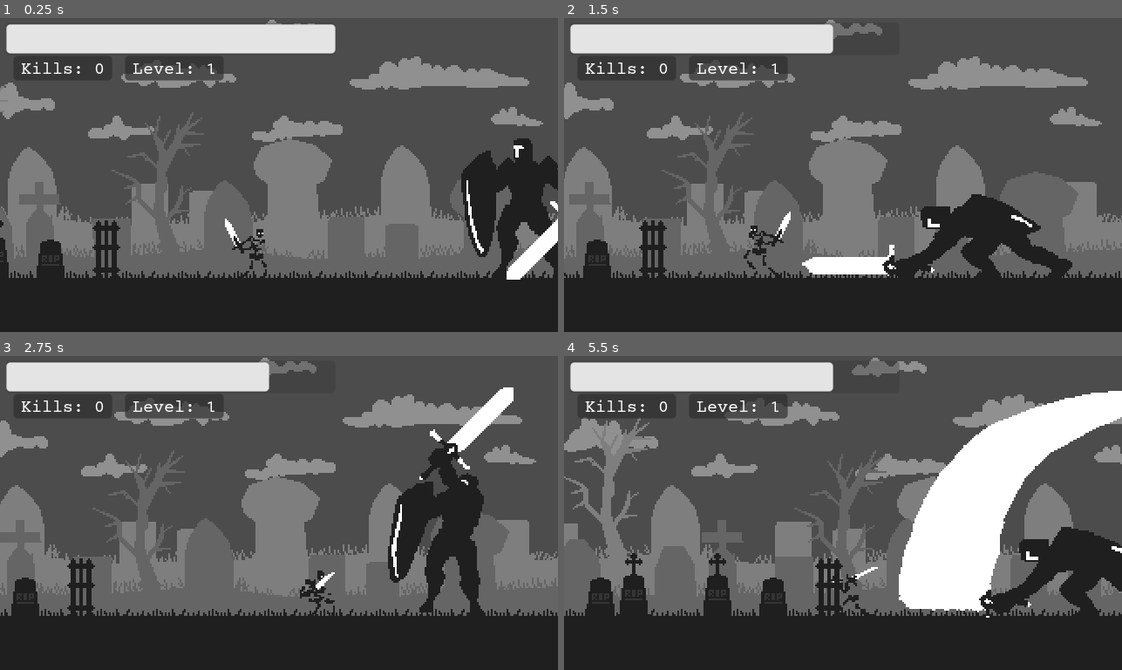
Above: before the commit, frames 1-4 (two rows, left to right).
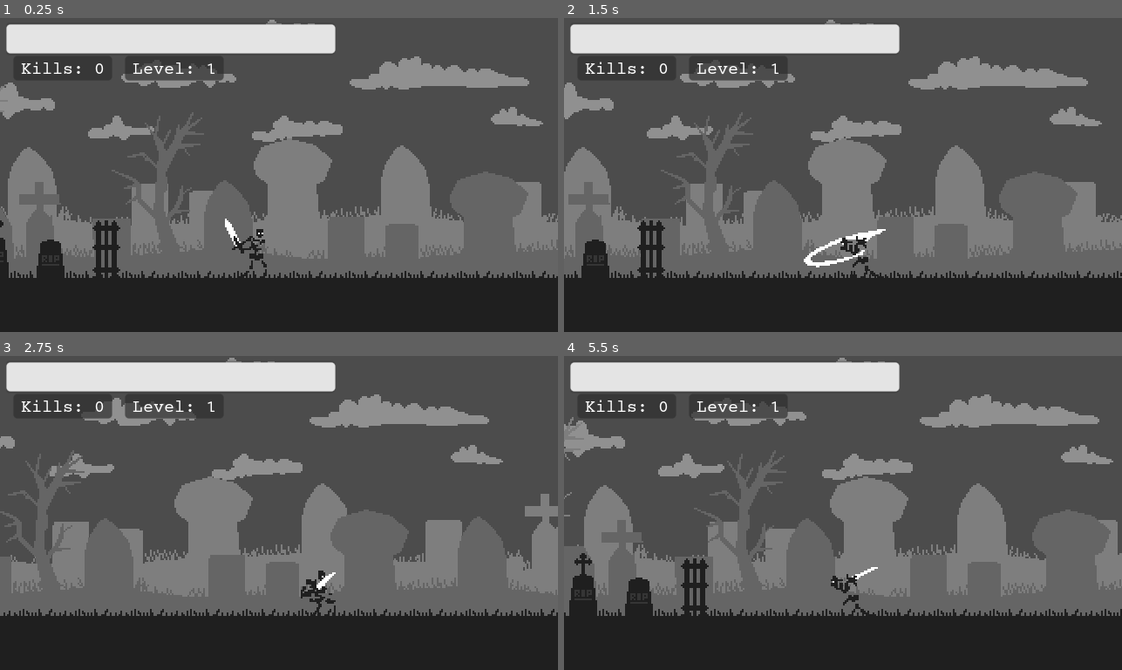
Above: after the commit, the same moments.

Repository: dw3nt/hb-grave-in-godot
Game: Godot game, scene res://Graveyard.tscn
The game is run twice, just before and just after one commit, with the same random seed, the same clock (stepped at 60 frames per second) and the same inputs.
Inputs:
- Up to frame 1 (0.25 s): no input
- Up to frame 2 (1.5 s): hold D (move_right) 0.53-1.28 s; tap K (attack) at 0.6, 1.35 s; hold A (move_left) from 1.28 s (still down)
- Up to frame 3 (2.75 s): release A (move_left) at 2.03 s; hold D (move_right) from 2.03 s (still down); tap Space (roll) at 2.1 s; tap K (attack) at 2.3 s
- Up to frame 4 (5.5 s): tap K (attack) at 2.85, 3.6, 4.55, 5.1 s; release D (move_right) at 3.53 s; hold A (move_left) from 3.53 s (still down); tap Space (roll) at 4.35 s

The runs differ from the first frame. In frame 1, 4.9% of the frame differs, in the area x 82-100%, y 38-84%; in frame 2, 9.0%; in frame 3, 31%; in frame 4, 38%, in the area x 0-100%, y 0-84%.

Commit message:
fully implemented boss

Diff:
--- a/Boss.gd
+++ b/Boss.gd
@@ -1,7 +1,8 @@
 extends KinematicBody2D
 
-signal knight_hp_changed
+signal boss_hp_changed
 signal enemy_death
+signal boss_death
 
 enum State { IDLE, CHASE, ATTACK, KNOCKBACK, DEATH }
 
@@ -12,6 +13,7 @@
 var isDodgeable = false
 var isFlipped = false
 var inAttackRange = false
+var canAttack = true
 var inBackupRange = false
 var maxHp = 100
 var hp = maxHp
@@ -45,6 +47,7 @@
 		for i in range(hitEffectAmount):
 			var inst = hitEffectScene.instance()
 			inst.global_position = global_position
+			inst.global_position.y += 20
 			inst.set_rotation_degrees(i * spacing + rand_range(-30, 30))
 			hitEffectsParnet.add_child(inst)
 		shouldSpawnHit = false
@@ -64,14 +67,16 @@
 			reset_hitboxes()
 			process_idle()
 		State.CHASE:
-			reset_hitboxes()
-			set_face_direction(skeleton)
-			process_chase(skeleton)
+			if $Anim.current_animation != "attack":
+				reset_hitboxes()
+				if !inBackupRange:
+					set_face_direction(skeleton)
+				process_chase(skeleton)
 		State.ATTACK:
-			process_attack()
-		State.KNOCKBACK:
-			reset_hitboxes()
-			process_knockback()
+			if canAttack:
+				process_attack()
+			else:
+				state = State.CHASE
 
 	move_and_slide(motion)
 
@@ -85,11 +90,17 @@
 
 func process_chase(chase):
 	if !isFlipped:
-		motion.x = min(motion.x + ACCELERATION, MAX_MOVE_SPEED)
+		if inBackupRange:
+			motion.x = max(motion.x - ACCELERATION, -MAX_MOVE_SPEED)
+		else:
+			motion.x = min(motion.x + ACCELERATION, MAX_MOVE_SPEED)
 	else:
-		motion.x = max(motion.x - ACCELERATION, -MAX_MOVE_SPEED)
-
-	if $Anim.current_animation != "walk":
+		if inBackupRange:
+			motion.x = min(motion.x + ACCELERATION, MAX_MOVE_SPEED)
+		else:
+			motion.x = max(motion.x - ACCELERATION, -MAX_MOVE_SPEED)
+
+	if $Anim.current_animation != "walk" && $Anim.current_animation != "attack":
 		$Anim.play("walk")
 
 
@@ -100,23 +111,26 @@
 	motion.x = lerp(motion.x, 0, 0.25)
 
 
+func trigger_attack_screenshake():
+	skeleton.setup_camera_shake(10, 0.15)
+
+
 func process_hit(attacker, damage, knockback):
-	state = State.KNOCKBACK
-	if attacker.position.x > self.position.x:
-		knockbackSpeed = -knockback
-	else:
-		knockbackSpeed = knockback
-	set_face_direction(attacker)
+	if state != State.ATTACK:
+		set_face_direction(attacker)
 
 	shouldSpawnHit = true
 	skeleton.setup_camera_shake(2, 0.25)
 
 	hp -= damage
 	if hp <= 0:
+		state = State.DEATH
+		$BackupDetect.monitoring = false
+		$AttackDetect.monitoring = false
 		shouldDie = true
 	else:
 		$EnemyHP.update_hp(hp)
-		emit_signal("knight_hp_changed", hp)
+		emit_signal("boss_hp_changed", hp)
 
 
 func process_death():
@@ -124,10 +138,6 @@
 	motion = Vector2(0, 0)
 	$Anim.play("death")
 	$EnemyHP.visible = false
-
-
-func process_knockback():
-	motion.x = lerp(motion.x, 0, 0.025)
 
 
 func spawn_experience():
@@ -163,6 +173,16 @@
 func _on_AttackDetect_body_exited(body):
 	if body.get_name() == "Skeleton":
 		inAttackRange = false
+
+
+func _on_BackupDetect_body_entered(body):
+	if body.get_name() == "Skeleton":
+		inBackupRange = true
+
+
+func _on_BackupDetect_body_exited(body):
+	if body.get_name() == "Skeleton":
+		inBackupRange = false
 
 
 func _on_Player_Death():
@@ -185,6 +205,9 @@
 					state = State.CHASE
 			else:
 				skeleton = null
+
+			canAttack = false;
+			$AttackTimer.start();
 		"knockback":
 			if shouldDie:
 				state = State.DEATH
@@ -198,7 +221,16 @@
 			spawn_experience()
 		"death-fade":
 			emit_signal("enemy_death")
+			emit_signal("boss_death")
 			queue_free()
 
 	if shouldIdle:
 		state = State.IDLE
+
+
+func _on_AttackTimer_timeout():
+	canAttack = true;
+	if inAttackRange:
+		state = State.ATTACK
+	else:
+		state = State.CHASE
--- a/Boss.tscn
+++ b/Boss.tscn
@@ -71,6 +71,20 @@
 "update": 1,
 "values": [ true, false, true ]
 }
+tracks/5/type = "method"
+tracks/5/path = NodePath(".")
+tracks/5/interp = 1
+tracks/5/loop_wrap = true
+tracks/5/imported = false
+tracks/5/enabled = true
+tracks/5/keys = {
+"times": PoolRealArray( 0.7 ),
+"transitions": PoolRealArray( 1 ),
+"values": [ {
+"args": [  ],
+"method": "trigger_attack_screenshake"
+} ]
+}
 
 [sub_resource type="Animation" id=2]
 resource_name = "death"
@@ -316,14 +330,14 @@
 "values": [ 0, 1, 2, 3, 4, 5 ]
 }
 
+[sub_resource type="RectangleShape2D" id=6]
+extents = Vector2( 24.145, 16 )
+
 [sub_resource type="RectangleShape2D" id=7]
-extents = Vector2( 24.145, 16 )
-
-[sub_resource type="RectangleShape2D" id=9]
-extents = Vector2( 39.9804, 10 )
+extents = Vector2( 42.2975, 10 )
 
 [sub_resource type="RectangleShape2D" id=8]
-extents = Vector2( 29.1755, 10 )
+extents = Vector2( 25.207, 10 )
 
 [node name="Boss" type="KinematicBody2D"]
 collision_layer = 2
@@ -339,25 +353,25 @@
 anims/death = SubResource( 2 )
 anims/death-fade = SubResource( 3 )
 anims/idle = SubResource( 4 )
-anims/walk = SubResource( 6 )
+anims/walk = SubResource( 5 )
 
 [node name="Hurtbox" type="CollisionShape2D" parent="."]
+visible = false
 position = Vector2( 0, 24 )
-shape = SubResource( 7 )
-disabled = true
+shape = SubResource( 6 )
 
 [node name="BackupDetect" type="Area2D" parent="."]
 visible = false
 
 [node name="CollisionShape2D" type="CollisionShape2D" parent="BackupDetect"]
 position = Vector2( 42, 23 )
-shape = SubResource( 9 )
+shape = SubResource( 7 )
 
 [node name="AttackDetect" type="Area2D" parent="."]
 visible = false
 
 [node name="CollisionShape2D" type="CollisionShape2D" parent="AttackDetect"]
-position = Vector2( 117, 23 )
+position = Vector2( 114, 23 )
 shape = SubResource( 8 )
 
 [node name="Hitbox" parent="." instance=ExtResource( 6 )]
@@ -371,14 +385,18 @@
 position = Vector2( -0.207458, 2.99282 )
 rotation = 0.0428251
 polygon = PoolVector2Array( 0.701752, -0.285088, 6.08777, -4.97277, 4.44872, -36.0853, -16.8871, -84.2209, -42.2762, -1 …(188 unchanged characters)…
-disabled = true
 
 [node name="EnemyHP" parent="." instance=ExtResource( 7 )]
-position = Vector2( 0, -18 )
+position = Vector2( 0, -54 )
 hpHeight = 6
-hpWidth = 30
+hpWidth = 40
+
+[node name="AttackTimer" type="Timer" parent="."]
 
 [connection signal="animation_finished" from="Anim" to="." method="_on_Anim_animation_finished"]
 [connection signal="animation_started" from="Anim" to="." method="_on_Anim_animation_started"]
+[connection signal="body_entered" from="BackupDetect" to="." method="_on_BackupDetect_body_entered"]
+[connection signal="body_exited" from="BackupDetect" to="." method="_on_BackupDetect_body_exited"]
 [connection signal="body_entered" from="AttackDetect" to="." method="_on_AttackDetect_body_entered"]
 [connection signal="body_exited" from="AttackDetect" to="." method="_on_AttackDetect_body_exited"]
+[connection signal="timeout" from="AttackTimer" to="." method="_on_AttackTimer_timeout"]
--- a/EnemyHP.tscn
+++ b/EnemyHP.tscn
@@ -44,6 +44,5 @@
 
 [node name="Timer" type="Timer" parent="."]
 wait_time = 4.0
-autostart = true
 
 [connection signal="timeout" from="Timer" to="." method="_on_Timer_timeout"]
--- a/Graveyard.gd
+++ b/Graveyard.gd
@@ -9,8 +9,10 @@
 
 var screenShake = 0
 var deathCam
+var isBoss = false
 
 onready var enemies = [ load("res://Knight.tscn"), load("res://Crow.tscn"), load("res://Crow.tscn") ]
+onready var enemiesWithBoss = [ load("res://Knight.tscn"), load("res://Crow.tscn"), load("res://Boss.tscn"), load("res://Boss.tscn") ]
 onready var wallLeftX = $Environment/WallLeft.global_position.x + 20
 onready var wallRightX = $Environment/WallRight.global_position.x - 20
 
@@ -22,13 +24,23 @@
 	var enemyCount = $Enemies.get_child_count()
 
 	if find_node("Skeleton"):
-		pass
 		if (enemyCount < ($Skeleton.kills / 4) && enemyCount <= MAX_ENEMY_COUNT) || enemyCount == 0:
-			var enemy = enemies[randi() % enemies.size()].instance()
+			var enemy = null
+			if $Skeleton.kills > 5 && !isBoss:
+				enemy = enemiesWithBoss[randi() % enemies.size()].instance()
+			else:
+				enemy = enemies[randi() % enemies.size()].instance()
+
+			enemy = enemiesWithBoss[randi() % enemies.size()].instance()
 			enemy.connect("enemy_death", $Skeleton, "_on_Enemy_Death")
 			$Skeleton.connect("player_death", enemy, "_on_Player_Death")
 
 			enemy.global_position.y = $Skeleton.global_position.y
+			if enemy.name == "Boss":
+				enemy.global_position.y -= 16
+				isBoss = true
+				enemy.connect("boss_death", self, "_on_Boss_Death")
+
 			enemy.global_position.x = enemy_x_pos()
 			$Enemies.add_child(enemy)
 	else:
@@ -92,3 +104,7 @@
 	deathCam.current = true
 	screenShake = 17
 	$Skeleton.queue_free()
+
+
+func _on_Boss_Death():
+	isBoss = false
--- a/Graveyard.tscn
+++ b/Graveyard.tscn
@@ -7,9 +7,8 @@
 [ext_resource path="res://assets/sprites/environment/s_grass.png" type="Texture" id=5]
 [ext_resource path="res://assets/sprites/environment/s_wall.png" type="Texture" id=6]
 [ext_resource path="res://Tombstone.tscn" type="PackedScene" id=7]
-[ext_resource path="res://Boss.tscn" type="PackedScene" id=8]
-[ext_resource path="res://Skeleton.tscn" type="PackedScene" id=9]
-[ext_resource path="res://UI.tscn" type="PackedScene" id=10]
+[ext_resource path="res://Skeleton.tscn" type="PackedScene" id=8]
+[ext_resource path="res://UI.tscn" type="PackedScene" id=9]
 
 [node name="Graveyard" type="Node"]
 script = ExtResource( 1 )
@@ -109,19 +108,16 @@
 
 [node name="Enemies" type="Node2D" parent="."]
 
-[node name="Boss" parent="Enemies" instance=ExtResource( 8 )]
-position = Vector2( 272, 120 )
-
 [node name="Bones" type="Node" parent="."]
 
 [node name="Experience" type="Node" parent="."]
 
 [node name="HitEffects" type="Node" parent="."]
 
-[node name="Skeleton" parent="." instance=ExtResource( 9 )]
+[node name="Skeleton" parent="." instance=ExtResource( 8 )]
 position = Vector2( 96, 136 )
 
-[node name="UI" parent="." instance=ExtResource( 10 )]
+[node name="UI" parent="." instance=ExtResource( 9 )]
 
 [connection signal="hp_changed" from="Skeleton" to="UI" method="_on_Skeleton_hp_changed"]
 [connection signal="kills_changed" from="Skeleton" to="UI" method="_on_Skeleton_kills_changed"]
--- a/Knight.gd
+++ b/Knight.gd
@@ -112,6 +112,8 @@
 
 	hp -= damage
 	if hp <= 0:
+		state = State.DEATH
+		$AttackDetect.monitoring = false
 		shouldDie = true
 	else:
 		$EnemyHP.update_hp(hp)
--- a/Knight.tscn
+++ b/Knight.tscn
@@ -265,8 +265,7 @@
 "values": [ Vector2( 0, 0 ) ]
 }
 
-[sub_resource type="Animation" id=3]
-resource_name = "knockback"
+[sub_resource type="Animation" id=5]
 length = 0.3
 tracks/0/type = "value"
 tracks/0/path = NodePath("Sprite:texture")
@@ -391,22 +390,22 @@
 [node name="Anim" type="AnimationPlayer" parent="."]
 autoplay = "idle"
 anims/attack = SubResource( 1 )
-anims/death = SubResource( 8 )
-anims/death-fade = SubResource( 9 )
-anims/idle = SubResource( 2 )
-anims/knockback = SubResource( 3 )
-anims/walk = SubResource( 4 )
+anims/death = SubResource( 2 )
+anims/death-fade = SubResource( 3 )
+anims/idle = SubResource( 4 )
+anims/knockback = SubResource( 5 )
+anims/walk = SubResource( 6 )
 
 [node name="Hurtbox" type="CollisionShape2D" parent="."]
 visible = false
 position = Vector2( 0, 8 )
-shape = SubResource( 5 )
+shape = SubResource( 7 )
 
 [node name="AttackDetect" type="Area2D" parent="."]
 visible = false
 
 [node name="CollisionShape2D" type="CollisionShape2D" parent="AttackDetect"]
-shape = SubResource( 6 )
+shape = SubResource( 8 )
 
 [node name="Hitbox" parent="." instance=ExtResource( 7 )]
 visible = false
Not shown: 1 places in Boss.tscn that only renumber resources
Not shown: 1 places in Graveyard.tscn that only renumber resources
Not shown: 6 places in Knight.tscn that only renumber resources
